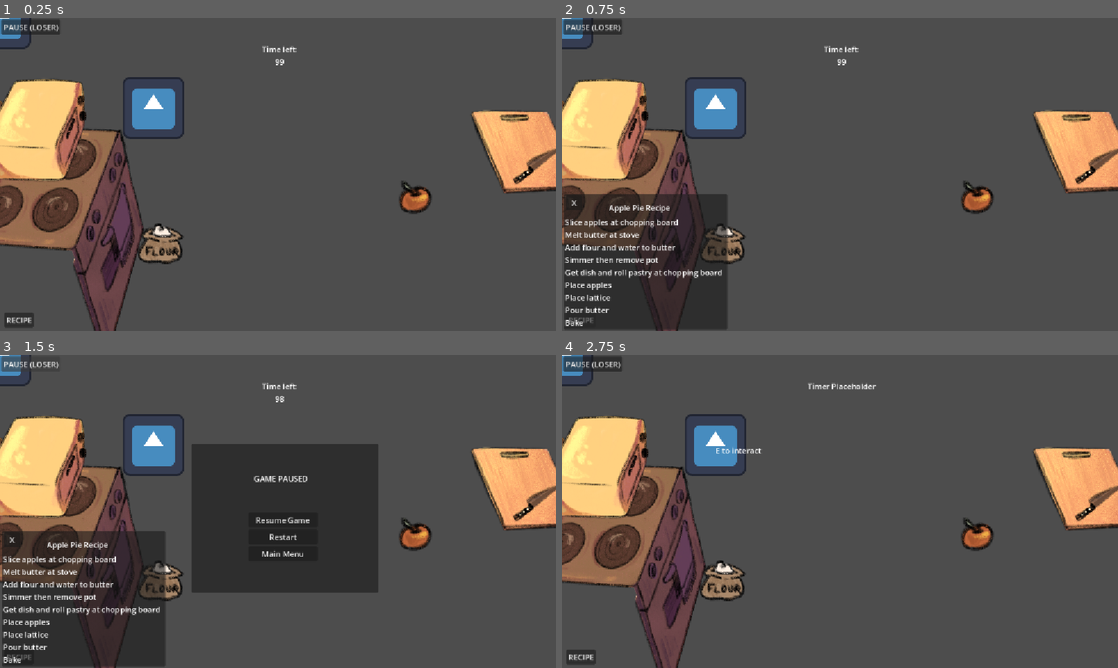
Above: before the commit, frames 1-4 (two rows, left to right).
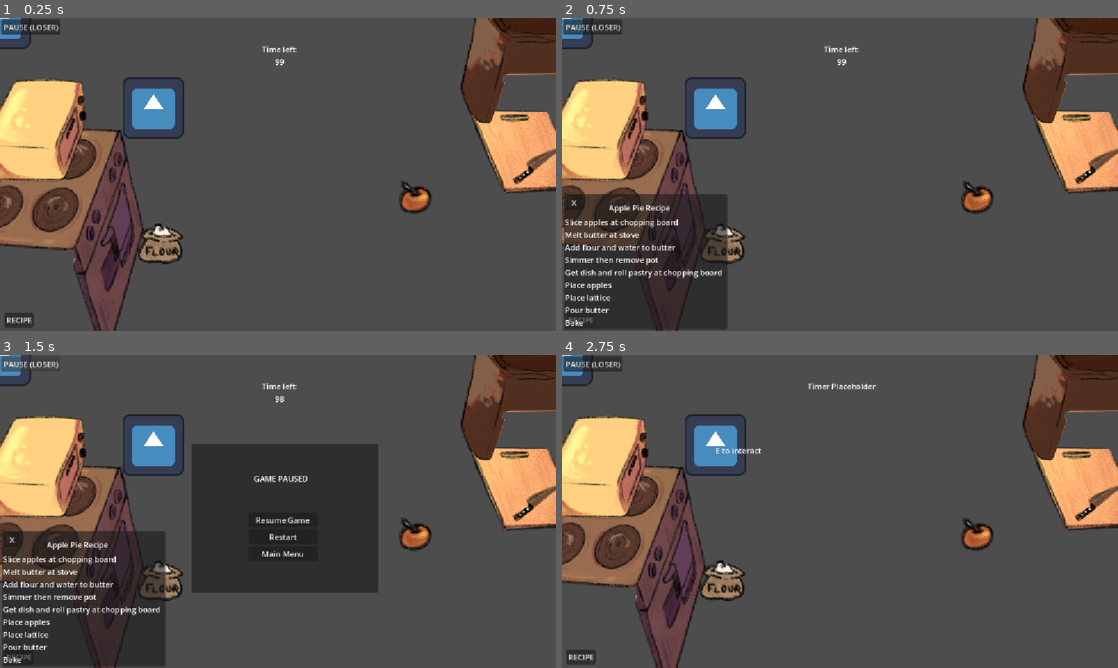
Above: after the commit, the same moments.

Repository: tszyana/SenselessChefs
Game: Godot game, scene res://scenes/kitchen.tscn
The game is run twice, just before and just after one commit, with the same random seed, the same clock (stepped at 60 frames per second) and the same inputs. This scene is started directly instead of the project's main scene. The engine's default icon, where the game draws it, is replaced by a stand-in: a white triangle on a blue panel in a dark square.
Inputs:
- Up to frame 1 (0.25 s): no input
- Up to frame 2 (0.75 s): click "RECIPE" at 0.5 s
- Up to frame 3 (1.5 s): click "PAUSE (LOSER)" at 1.25 s
- Up to frame 4 (2.75 s): click "Restart" at 2 s

The runs differ from the first frame. In frame 1, 3.8% of the frame differs, in the area x 82-100%, y 0-34%; in frame 2, 3.8%; in frame 3, 3.8%; in frame 4, 3.8%.

Commit message:
trash can png

Diff:
--- a/scenes/Interactables/trash_can.tscn
+++ b/scenes/Interactables/trash_can.tscn
@@ -2,6 +2,7 @@
 
 [ext_resource type="Script" uid="uid://co7xoccvh2rpq" path="res://scripts/trash_can.gd" id="1_5w0rd"]
 [ext_resource type="PackedScene" uid="uid://cd3cbra8hqnsd" path="res://scenes/Interactables/interactable.tscn" id="1_e4c1l"]
+[ext_resource type="Texture2D" uid="uid://b3qd6y3ccmjkb" path="res://scenes/Images/Kitchen/Trash.png" id="2_a6ngj"]
 
 [sub_resource type="RectangleShape2D" id="RectangleShape2D_bems3"]
 size = Vector2(103, 103)
@@ -13,6 +14,7 @@
 script = ExtResource("1_5w0rd")
 
 [node name="Sprite2D" type="Sprite2D" parent="." unique_id=312497366]
+texture = ExtResource("2_a6ngj")
 
 [node name="Area2D" type="Area2D" parent="." unique_id=2020991871]
 
